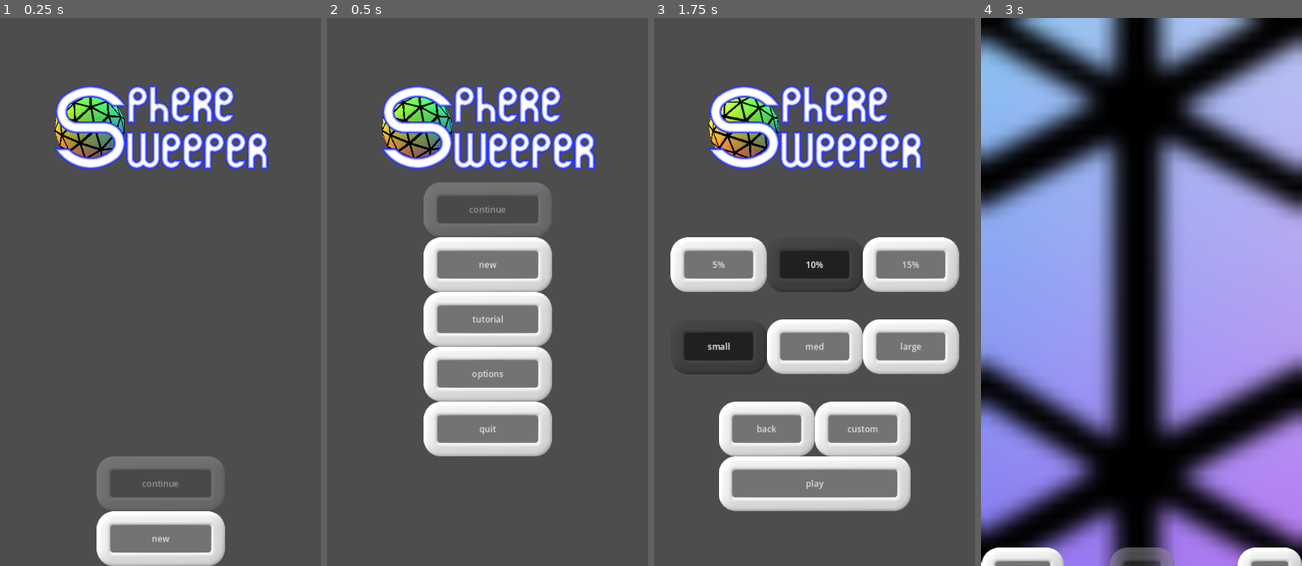
Above: before the commit, frames 1-4 (left to right).
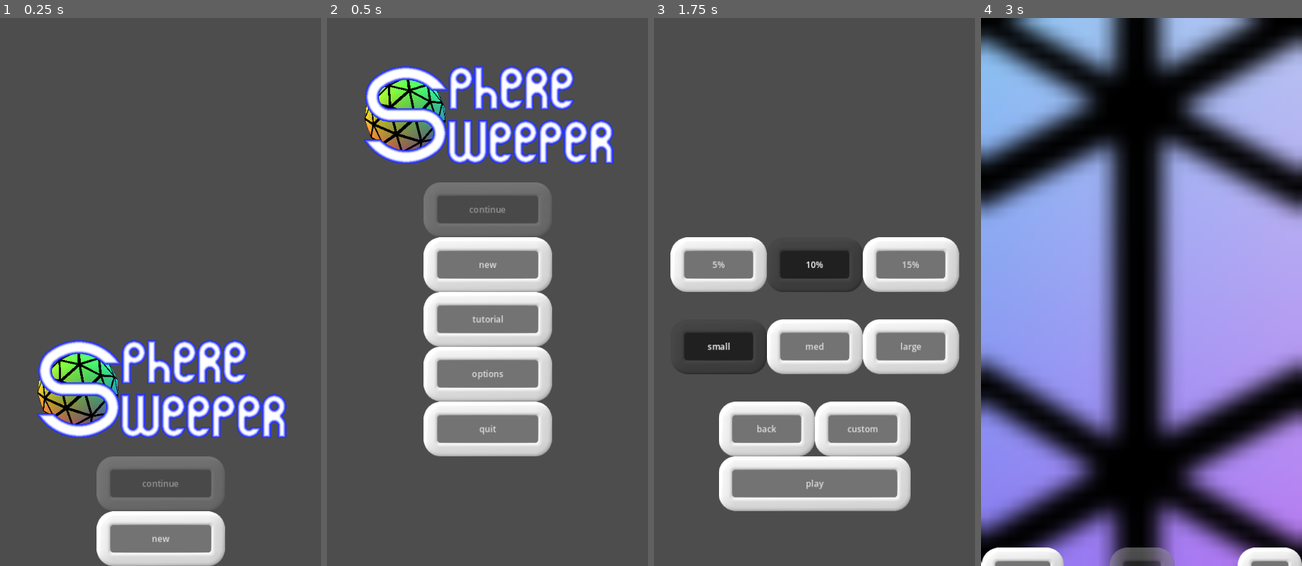
Above: after the commit, the same moments.

Repository: WalynC/sphereSweeperGodot
Game: Godot game, scene res://mainScenes/menu_scene.tscn
Same seed, same stepped clock (60 frames per second), same inputs: the game is played once before the commit and once after it. This scene is started directly instead of the project's main scene. Sound files missing from this copy of the repository are replaced by a short silence.
Inputs (mouse positions are in pixels of both pictures, inside the frame that each line leads up to):
- Up to frame 1 (0.25 s): no input
- Up to frame 2 (0.5 s): no input
- Up to frame 3 (1.75 s): click "new" at 0.5 s; move the mouse to (885, 264) at 1.27 s; hold Down (scroll_down) from 1.28 s (still down); click (885, 264) at 1.42 s
- Up to frame 4 (3 s): release Down (scroll_down) at 2 s; click "play" at 2 s; drag from (1077, 319) to (1125, 401) at 2.77 s

The runs differ from the first frame. In frame 1, 15% of the frame differs, in the area x 11-90%, y 12-77%; in frame 2, 10%; in frame 3, 6.5%; in frame 4, nothing differs.

Commit message:
Logo is complete

Diff:
--- a/mainScenes/menu_scene.tscn
+++ b/mainScenes/menu_scene.tscn
@@ -49,6 +49,51 @@
 basicGameUI = NodePath("../newGameBasicMenu")
 optionsMenuUI = NodePath("../options_menu")
 
+[node name="SubViewportContainer" type="SubViewportContainer" parent="menu root/mainMenu"]
+layout_mode = 1
+anchors_preset = -1
+anchor_left = 0.25
+anchor_top = 0.175
+anchor_right = 0.25
+anchor_bottom = 0.175
+offset_left = -105.0
+offset_top = -97.0
+offset_right = 95.0
+offset_bottom = 103.0
+grow_horizontal = 2
+grow_vertical = 2
+pivot_offset = Vector2(100, 100)
+
+[node name="SubViewport" type="SubViewport" parent="menu root/mainMenu/SubViewportContainer"]
+transparent_bg = true
+handle_input_locally = false
+size = Vector2i(200, 200)
+render_target_update_mode = 4
+
+[node name="Camera3D" type="Camera3D" parent="menu root/mainMenu/SubViewportContainer/SubViewport"]
+transform = Transform3D(1, 0, 0, 0, 1, 0, 0, 0, 1, 0, 0, 1.34887)
+environment = SubResource("Environment_sixj6")
+
+[node name="MeshInstance3D" type="MeshInstance3D" parent="menu root/mainMenu/SubViewportContainer/SubViewport"]
+transform = Transform3D(1, 0, 0, 0, 1, 0, 0, 0, 1, 0, 0, -0.623311)
+material_override = SubResource("StandardMaterial3D_jl4ec")
+cast_shadow = 0
+mesh = SubResource("ArrayMesh_eh5b7")
+script = ExtResource("6_kedia")
+
+[node name="TextureRect" type="TextureRect" parent="menu root/mainMenu"]
+layout_mode = 1
+anchors_preset = -1
+anchor_left = 0.1
+anchor_top = 0.1
+anchor_right = 0.9
+anchor_bottom = 0.25
+grow_horizontal = 2
+grow_vertical = 2
+texture = ExtResource("8_0ivn8")
+expand_mode = 5
+stretch_mode = 4
+
 [node name="newGameBasicMenu" parent="menu root" node_paths=PackedStringArray("mainMenuUI", "customGameUI") instance=ExtResource("2_0f0tg")]
 layout_mode = 1
 offset_top = 1024.0
@@ -68,52 +113,6 @@
 offset_bottom = 1024.0
 previousUI = NodePath("../mainMenu")
 
-[node name="SubViewportContainer" type="SubViewportContainer" parent="menu root"]
-layout_mode = 1
-anchors_preset = -1
-anchor_left = 0.1
-anchor_top = 0.2
-anchor_right = 0.9
-anchor_bottom = 0.4
-offset_left = 7.0
-offset_top = -99.8
-offset_right = -273.0
-offset_bottom = -104.6
-
-[node name="SubViewport" type="SubViewport" parent="menu root/SubViewportContainer"]
-transparent_bg = true
-handle_input_locally = false
-size = Vector2i(200, 200)
-render_target_update_mode = 4
-
-[node name="Camera3D" type="Camera3D" parent="menu root/SubViewportContainer/SubViewport"]
-transform = Transform3D(1, 0, 0, 0, 1, 0, 0, 0, 1, 0, 0, 1.34887)
-environment = SubResource("Environment_sixj6")
-
-[node name="MeshInstance3D" type="MeshInstance3D" parent="menu root/SubViewportContainer/SubViewport"]
-transform = Transform3D(1, 0, 0, 0, 1, 0, 0, 0, 1, 0, 0, -0.843696)
-material_override = SubResource("StandardMaterial3D_jl4ec")
-cast_shadow = 0
-mesh = SubResource("ArrayMesh_eh5b7")
-script = ExtResource("6_kedia")
-
-[node name="TextureRect" type="TextureRect" parent="menu root"]
-layout_mode = 1
-anchors_preset = -1
-anchor_left = 0.2
-anchor_top = 0.2
-anchor_right = 0.8
-anchor_bottom = 0.35
-offset_left = -25.824
-offset_top = -104.8
-offset_right = 25.824
-offset_bottom = -52.576
-grow_horizontal = 2
-grow_vertical = 2
-texture = ExtResource("8_0ivn8")
-expand_mode = 3
-stretch_mode = 4
-
 [node name="VisualLoader" parent="." node_paths=PackedStringArray("controlRoot", "mainMenuSphere") instance=ExtResource("7_csdbo")]
 controlRoot = NodePath("../menu root")
-mainMenuSphere = NodePath("../menu root/SubViewportContainer/SubViewport/MeshInstance3D")
+mainMenuSphere = NodePath("../menu root/mainMenu/SubViewportContainer/SubViewport/MeshInstance3D")
--- a/scripts/VisualLoader.gd
+++ b/scripts/VisualLoader.gd
@@ -39,5 +39,7 @@
 	unloadTheme()
 	if (scene == SceneType.Game):
 		GameManager.instance.reset_visual_rng()
+	elif (scene == SceneType.MainMenu):
+		mainMenuSphere.BuildBoardVisuals()
 	theme = i
 	loadTheme()
